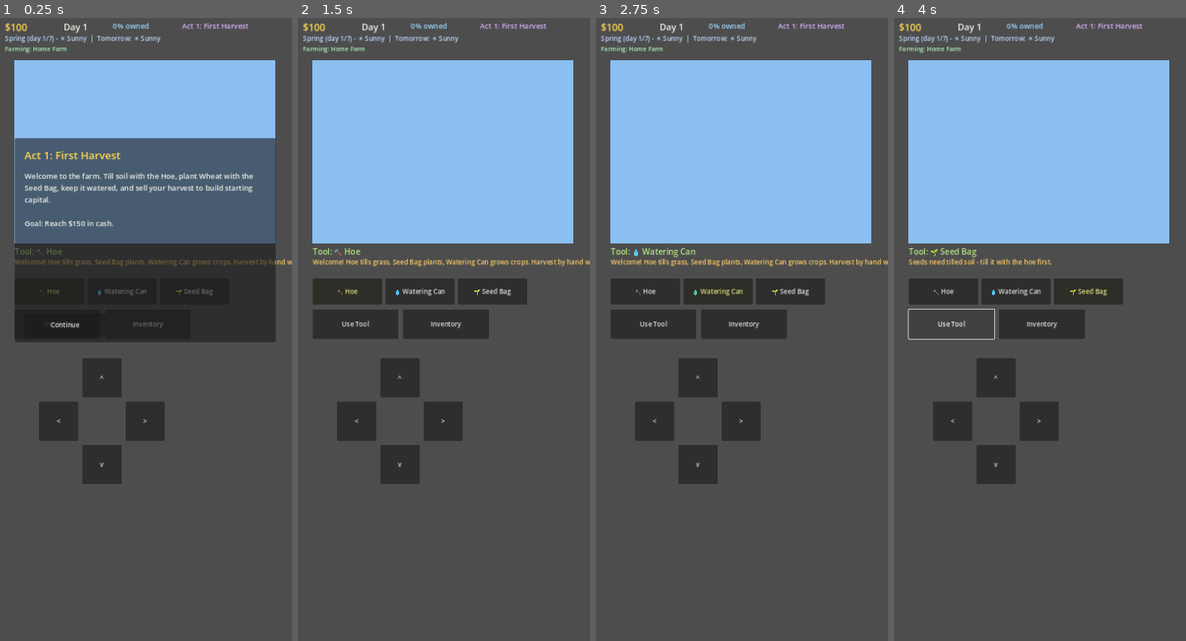
Above: before the commit, frames 1-4 (left to right).
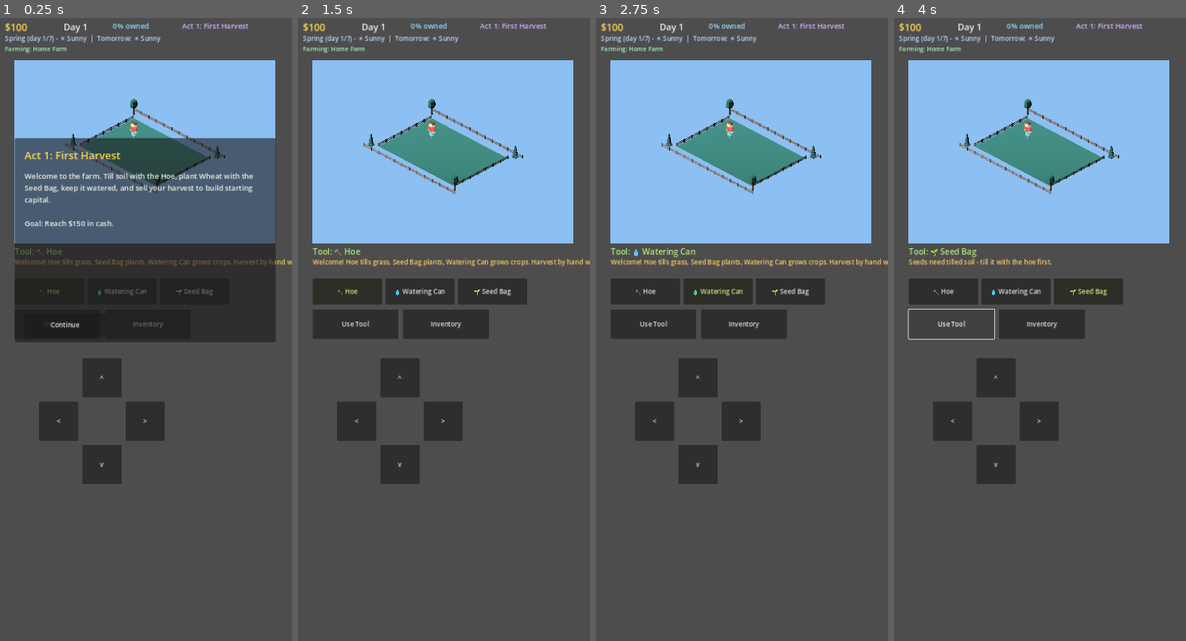
Above: after the commit, the same moments.

Repository: JLA92-bit/JLAProjects
Game: Godot game, scene res://scenes/Main.tscn
The game is run twice, just before and just after one commit, with the same random seed, the same clock (stepped at 60 frames per second) and the same inputs.
Inputs:
- Up to frame 1 (0.25 s): no input
- Up to frame 2 (1.5 s): click "Continue" at 0.5 s; click "🔨 Hoe" at 1.25 s
- Up to frame 3 (2.75 s): click "💧 Watering Can" at 2 s
- Up to frame 4 (4 s): click "🌱 Seed Bag" at 2.75 s; click "Use Tool" at 3.5 s

The runs differ from the first frame. In frame 1, 2.7% of the frame differs, in the area x 22-78%, y 12-29%; in frame 2, 2.8%; in frame 3, 2.8%; in frame 4, 2.8%.

Commit message:
Fix 3D farm scene camera and lighting (#23)
* Fix camera look_at() called before being added to the scene tree

look_at() needs a global transform, which requires the node already be
inside the tree - calling it first threw "Node not inside tree" and
aborted _build_farm_view() before the camera was added or activated,
which is why only the configured background color rendered and no
geometry ever appeared. Confirmed via the exact error in Godot's
Debugger > Errors panel. Also renames a local var that shadowed
Node.name (unrelated lint warning surfaced in the same panel).

* Fix 3D scene lighting and camera framing

Verified locally using a headless Godot render pipeline (Xvfb + Mesa
llvmpipe software rendering, since this sandbox has no GPU/display) -
built to close the visual feedback loop without needing a round trip
through the user's machine for every tweak.

- Camera was far too zoomed in (only ~2-3 tiles visible of the 10x7
  grid); cam.size was computed from ROWS instead of accounting for the
  wider COLS dimension. Fixed and tuned by rendering actual screenshots.
- Lighting left the far side of every object (fence, trees) rendering
  as a near-black silhouette, only the near side lit. Rebalanced
  ambient vs. directional light energy until the whole scene reads
  evenly - confirmed visually, not by formula.
- Also set farm_viewport.own_world_3d explicitly (ruled out as the
  cause of the lighting issue, but correct to set explicitly regardless
  so this viewport's 3D world is never inadvertently shared).

---------

Co-authored-by: Claude <noreply@anthropic.com>

Diff:
--- a/godot/scripts/Main.gd
+++ b/godot/scripts/Main.gd
@@ -331,6 +331,7 @@
 	farm_viewport = SubViewport.new()
 	farm_viewport.size = Vector2i(COLS * TILE, ROWS * TILE)
 	farm_viewport.transparent_bg = false
+	farm_viewport.own_world_3d = true
 	container.add_child(farm_viewport)
 
 	world_root = Node3D.new()
@@ -342,22 +343,22 @@
 	environment.background_color = Color(0.55, 0.75, 0.95)
 	environment.ambient_light_source = Environment.AMBIENT_SOURCE_COLOR
 	environment.ambient_light_color = Color(0.78, 0.8, 0.85)
-	environment.ambient_light_energy = 0.7
+	environment.ambient_light_energy = 1.2
 	env_node.environment = environment
 	world_root.add_child(env_node)
 
 	var light := DirectionalLight3D.new()
 	light.rotation_degrees = Vector3(-55, -35, 0)
-	light.light_energy = 1.1
+	light.light_energy = 1.0
 	world_root.add_child(light)
 
 	var cam := Camera3D.new()
 	cam.projection = Camera3D.PROJECTION_ORTHOGONAL
-	cam.size = ROWS * WORLD_TILE + 2.0
+	cam.size = COLS * WORLD_TILE * 1.7
 	var center := Vector3((COLS - 1) * WORLD_TILE * 0.5, 0, (ROWS - 1) * WORLD_TILE * 0.5)
-	cam.position = center + Vector3(9, 11, 9)
+	cam.position = center + Vector3(8, 7, 8)
+	world_root.add_child(cam)
 	cam.look_at(center, Vector3.UP)
-	world_root.add_child(cam)
 	cam.current = true
 
 func _build_farm_grid():
@@ -1425,8 +1426,8 @@
 	if remote_commit == "" or remote_commit == current_build_commit:
 		return
 	for asset in parsed.get("assets", []):
-		var name: String = asset.get("name", "")
-		if name.ends_with(".apk"):
+		var asset_name: String = asset.get("name", "")
+		if asset_name.ends_with(".apk"):
 			update_download_url = asset.get("browser_download_url", "")
 			break
 	if update_download_url != "":
